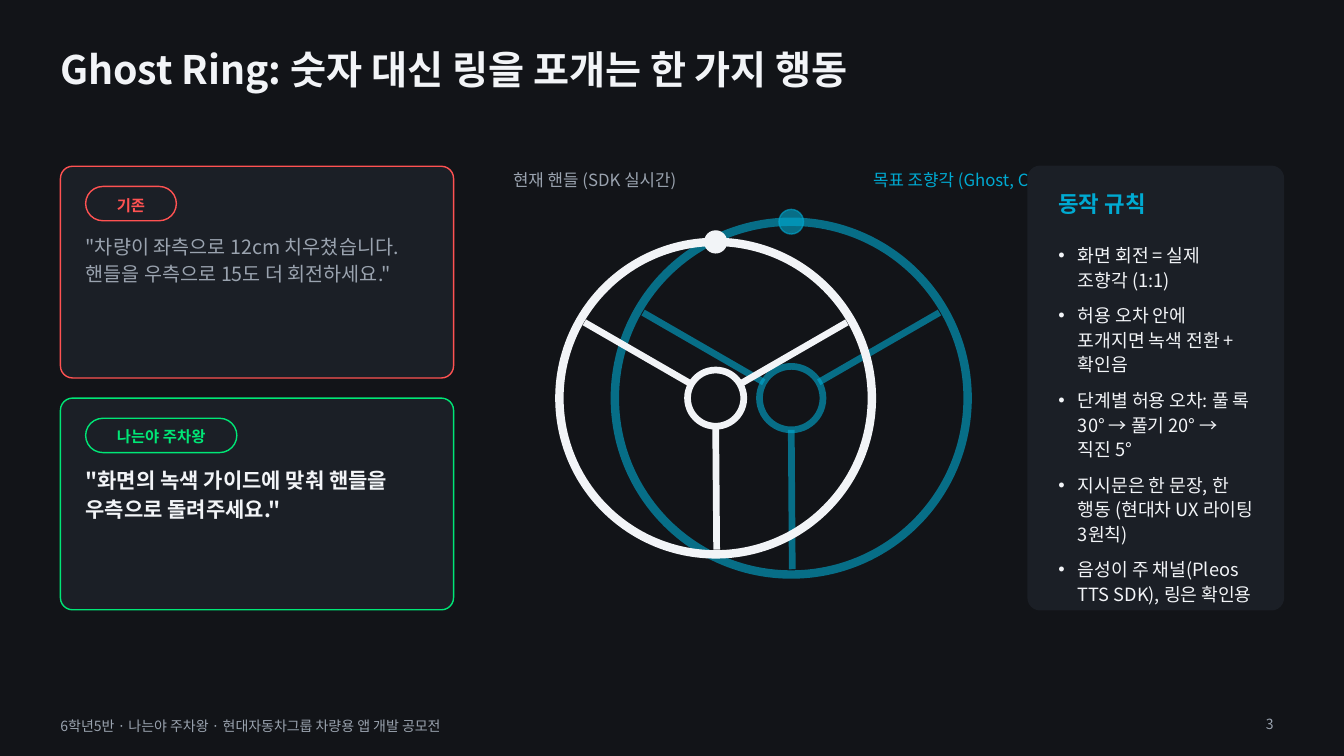
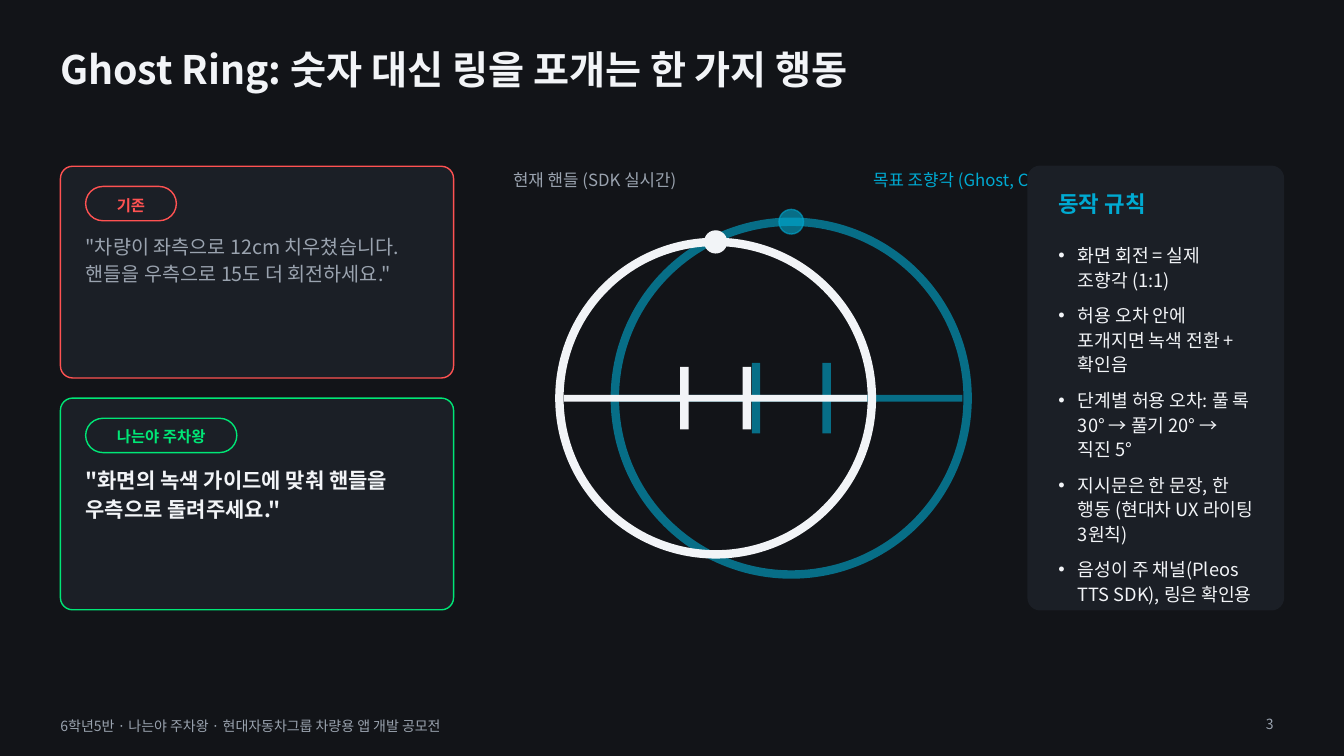
Before and after one commit to skyworker104/pleos-steerin, a slide deck: slide 3 of 나는야_주차왕_발표자료_v2.pptx. Drawn at 1344x756 pixels with LibreOffice and Linux fonts; fonts in the diff are those of the drawing. Boxes give left, top, right and bottom in pixels: in the first picture for what was removed or moved away, otherwise in the second. Text is boxed around its words. In the diff, an @@ line names an element or a change of style, - is before the commit and + after.

```diff
--- a/나는야_주차왕_발표자료_v2.pptx
+++ b/나는야_주차왕_발표자료_v2.pptx
@@ line removed from (692, 384) to (585, 323) @@
@@ line removed from (764, 382) to (643, 313) @@
@@ line removed from (740, 384) to (847, 323) @@
@@ line removed from (819, 382) to (940, 313) @@
@@ line added from (685, 367) to (685, 430), #F2F4F7 6 pt @@
@@ ellipse removed at [688,370,744,426] @@
@@ line added from (747, 367) to (747, 430), #F2F4F7 6 pt @@
@@ line added from (756, 363) to (756, 434), #00AAD2 6 pt @@
@@ ellipse removed at [760,366,824,430] @@
@@ line added from (827, 363) to (827, 434), #00AAD2 6 pt @@
@@ line added from (565, 398) to (867, 398), #F2F4F7 4.8 pt @@
@@ line added from (620, 398) to (963, 398), #00AAD2 4.8 pt @@
@@ line removed from (716, 426) to (717, 549) @@
@@ line removed from (791, 430) to (792, 570) @@
```
Also in this commit, not shown: 4 other slides changed, 1 slide added, 26 other files.
